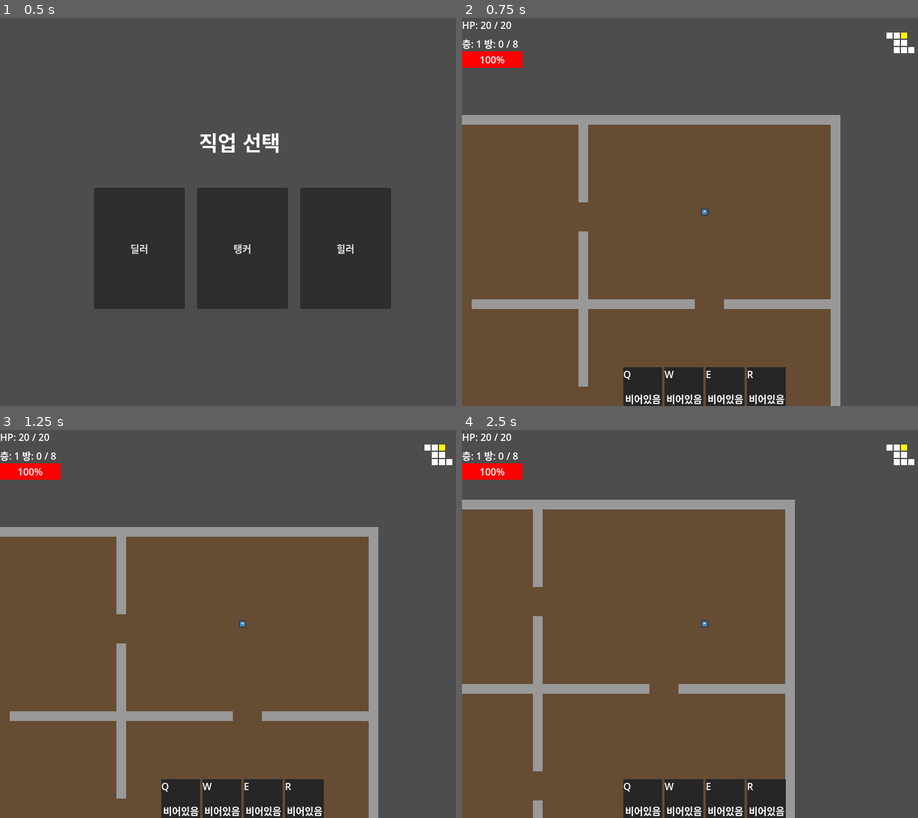
Above: before the commit, frames 1-4 (two rows, left to right).
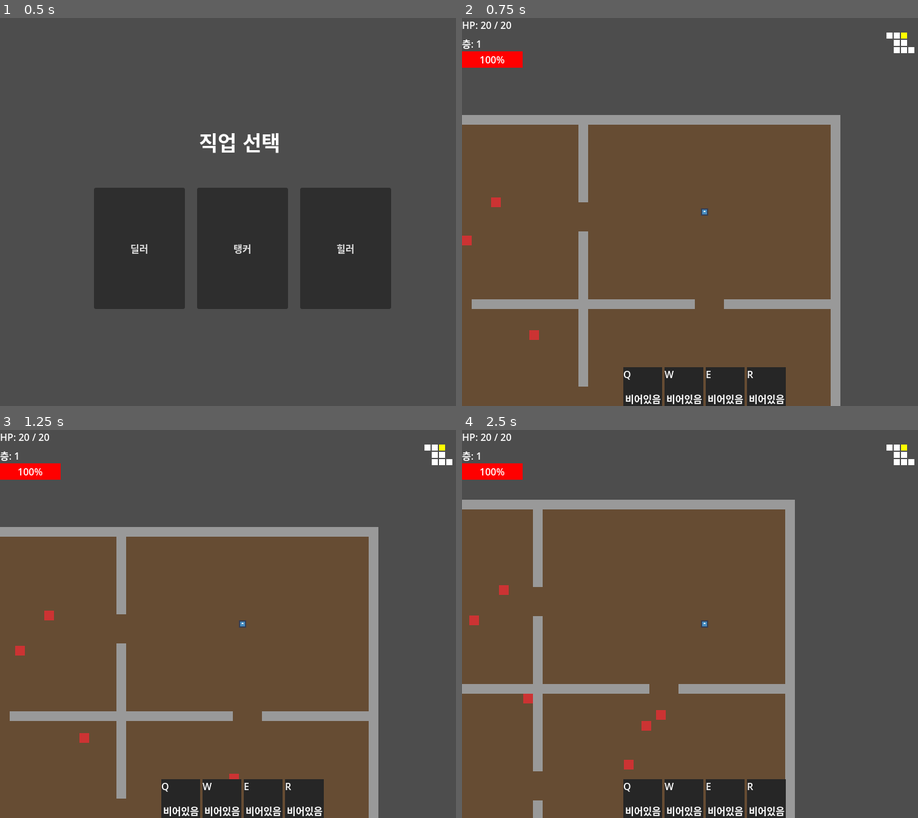
Above: after the commit, the same moments.

Repository: dmdoa12/MiniRouge
Game: Godot game, scene res://scenes/ui/class_select.tscn
Same seed, same stepped clock (60 frames per second), same inputs: the game is played once before the commit and once after it. The engine's default icon, where the game draws it, is replaced by a stand-in: a white triangle on a blue panel in a dark square.
Inputs:
- Up to frame 1 (0.5 s): no input
- Up to frame 2 (0.75 s): click "딜러" at 0.5 s
- Up to frame 3 (1.25 s): no input
- Up to frame 4 (2.5 s): hold Right (ui_right) 1.28-2.03 s; tap Z (attack) at 1.35, 2.1 s; hold Down (ui_down) from 2.03 s (still down)

Frame 1 is identical in both runs. In frame 2, 0.2% of the frame differs, in the area x 0-17%, y 5-83%; in frame 3, 0.3%; in frame 4, 0.4%, in the area x 1-45%, y 5-88%.

Commit message:
연속맵 적 스폰/층 클리어/계단 흐름 구현
- 챔버별 적 스폰(시작챔버 제외, 챔버당 3마리, 리스폰 없음)
- 층 전체 전멸 시 end_room에 계단 등장 → 밟으면 다음 층 생성
- 계단 씬(stairs.tscn/gd, Area2D 플레이어 감지)
- game_map.gd 방단위 죽은 코드 대청소 (280→~140줄)
- HUD: 층 라벨 단순화 + 미니맵이 현재 챔버 추적(player_grid_pos)
- 적 공격력 6→3 밸런스 조정

Co-Authored-By: Claude Opus 4.8 <noreply@anthropic.com>

Diff:
--- /dev/null
+++ b/scenes/entities/stairs.tscn
@@ -0,0 +1,21 @@
+[gd_scene format=3 uid="uid://blh2fa4ros7h2"]
+
+[ext_resource type="Script" uid="uid://d2x1l7bonxgfr" path="res://scripts/entities/stairs.gd" id="1_eccch"]
+
+[sub_resource type="RectangleShape2D" id="RectangleShape2D_w4ukt"]
+size = Vector2(32, 32)
+
+[node name="Stairs" type="Area2D" unique_id=1583498394]
+collision_layer = 0
+collision_mask = 2
+script = ExtResource("1_eccch")
+
+[node name="CollisionShape2D" type="CollisionShape2D" parent="." unique_id=1389185387]
+shape = SubResource("RectangleShape2D_w4ukt")
+
+[node name="ColorRect" type="ColorRect" parent="." unique_id=2052956368]
+offset_left = -16.0
+offset_top = -16.0
+offset_right = 16.0
+offset_bottom = 16.0
+color = Color(0.02279663, 0.9281316, 0.97265625, 1)
--- a/scripts/entities/enemy.gd
+++ b/scripts/entities/enemy.gd
@@ -1,7 +1,7 @@
 extends CharacterBody2D
 
 const SPEED = 50.0
-var stats := StatSystem.new(10, 6, 1)
+var stats := StatSystem.new(10, 3, 1)
 var attack_cooldown := 0.0
 var attack_rate := 1.0
 var knockback_velocity := Vector2.ZERO
--- /dev/null
+++ b/scripts/entities/stairs.gd
@@ -0,0 +1,9 @@
+extends Area2D
+
+signal player_entered
+
+func _ready() -> void:
+	body_entered.connect(_on_body_entered)
+
+func _on_body_entered(body: Node) -> void:
+	player_entered.emit()
--- a/scripts/ui/hud.gd
+++ b/scripts/ui/hud.gd
@@ -24,7 +24,7 @@
 	if player:
 		hp_label.text = "HP: %d / %d" % [player.stats.hp, player.stats.max_hp]
 	if game_map:
-		floor_label.text = "층: %d 방: %d / %d" % [game_map.current_floor, game_map.current_room_index, game_map.total_rooms]
+		floor_label.text = "층: %d" % game_map.current_floor
 
 	hp_bar.max_value = player.stats.max_hp
 	if hp_bar.value != player.stats.hp:
@@ -44,7 +44,7 @@
 func update_minimap() -> void:
 	for child in mini_map.get_children():
 		child.queue_free()
-
+	var current: Vector2i = game_map.player_grid_pos()
 	for room_pos in game_map.generator.rooms:
 		var room: DungeonGenerator.RoomData = game_map.generator.rooms[room_pos]
 
@@ -55,7 +55,7 @@
 		rect.size = Vector2(ROOM_CELL_SIZE, ROOM_CELL_SIZE)
 		rect.position = Vector2(room_pos * (ROOM_CELL_SIZE + ROOM_GAP))
 
-		if room_pos == game_map.current_room_pos:
+		if room_pos == current:
 			rect.color = Color.YELLOW
 		elif room.cleared:
 			rect.color = Color(0.5, 0.5, 0.5)
--- a/scripts/world/game_map.gd
+++ b/scripts/world/game_map.gd
@@ -8,6 +8,8 @@
 const TILE_SIZE = 16
 const ROOM_MID_X = ROOM_WIDTH / 2
 const ROOM_MID_Y = ROOM_HEIGHT / 2
+const ENEMIES_PER_ROOM = 3
+const SPAWN_MARGIN = 3   # 벽에서 떨어뜨릴 안전 여백(타일)
 
 const FLOOR_SOURCE_ID = 1
 const WALL_SOURCE_ID = 2
@@ -20,32 +22,29 @@
 @onready var skill_select = $"../SkillSelection"
 
 var enemy_scene = preload("res://scenes/entities/enemy.tscn")
-var door_scene = preload("res://scenes/entities/door.tscn")
+var stairs_scene = preload("res://scenes/entities/stairs.tscn")
 
 var generator := DungeonGenerator.new()
-var current_room_pos := Vector2i(0, 0)
 var enemies: Array = []
-var is_transitioning := false
-
+var current_stairs: Node = null
 var current_floor := 1
-var current_room_index := 0
-var total_rooms := 0
 
 func _ready() -> void:
 	generator.generate()
-	current_room_pos = generator.start_room
 	draw_full_map()
 	_place_player_at(generator.start_room)
+	_spawn_all_enemies()
 	player.enemy_killed.connect(_on_enemy_killed)
 	hud.init(player, self)
-	total_rooms = generator.rooms.size()
 	skill_select.skill_chosen.connect(_on_skill_chosen)
-
-func _process(delta: float) -> void:
-	_check_door_transition()
 
 func room_origin(grid_pos: Vector2i) -> Vector2i:
 	return Vector2i(grid_pos.x * (ROOM_WIDTH + ROOM_GAP), grid_pos.y * (ROOM_HEIGHT + ROOM_GAP))
+
+func player_grid_pos() -> Vector2i:
+	var tile_x := int(player.position.x / TILE_SIZE)
+	var tile_y := int(player.position.y / TILE_SIZE)
+	return Vector2i(tile_x / (ROOM_WIDTH + ROOM_GAP), tile_y / (ROOM_HEIGHT + ROOM_GAP))
 
 func _draw_room_tiles(origin: Vector2i) -> void:
 	for y in range(-1, ROOM_HEIGHT + 1):
@@ -62,7 +61,7 @@
 		var room: DungeonGenerator.RoomData = generator.rooms[grid_pos]
 		room.visited = true
 		_draw_room_tiles(room_origin(grid_pos))
-	_carve_doors()          # ← 이 줄 추가 (for 밖, 함수 안)
+	_carve_doors()
 
 func _place_player_at(grid_pos: Vector2i) -> void:
 	var origin := room_origin(grid_pos)
@@ -71,153 +70,45 @@
 func _on_skill_chosen(skill_id: String) -> void:
 	player.add_skill(skill_id)
 
-func _check_door_transition() -> void:
-	for door in get_tree().get_nodes_in_group("doors"):
-		if door.locked:
+func _spawn_all_enemies() -> void:
+	for grid_pos in generator.rooms:
+		if grid_pos == generator.start_room:
 			continue
-		if player.position.distance_to(door.global_position) < 16.0:
-			_move_to_room(door.direction)
-			break
+		var origin := room_origin(grid_pos)
+		for i in range(ENEMIES_PER_ROOM):
+			var tile_x := randi_range(SPAWN_MARGIN, ROOM_WIDTH - 1 - SPAWN_MARGIN)
+			var tile_y := randi_range(SPAWN_MARGIN, ROOM_HEIGHT - 1 - SPAWN_MARGIN)
+			var spawn_pos := Vector2((origin.x + tile_x) * TILE_SIZE, (origin.y + tile_y) * TILE_SIZE)
+			var enemy := enemy_scene.instantiate()
+			get_tree().current_scene.add_child.call_deferred(enemy)
+			enemy.init_pos(spawn_pos, player)
+			enemies.append(enemy)
 
 func _on_enemy_killed(enemy: Node) -> void:
 	enemies.erase(enemy)
+	if enemies.is_empty():
+		_on_floor_cleared()
 
-	if enemies.is_empty():
-		_on_room_cleared()
+func _on_floor_cleared() -> void:
+	var origin := room_origin(generator.end_room)
+	var stairs := stairs_scene.instantiate()
+	get_tree().current_scene.add_child(stairs)
+	stairs.position = Vector2((origin.x + ROOM_MID_X) * TILE_SIZE, (origin.y + ROOM_MID_Y) * TILE_SIZE)
+	current_stairs = stairs
+	stairs.player_entered.connect(_on_stairs_entered)
 
-func _on_room_cleared() -> void:
-	var room: DungeonGenerator.RoomData = generator.rooms[current_room_pos]
-	room.cleared = true
-	_open_doors()
-
-	skill_select.show_cards()
-
-	if current_room_pos == generator.end_room:
-		_next_floor()
+func _on_stairs_entered() -> void:
+	_next_floor()
 
 func _next_floor() -> void:
+	current_floor += 1
+	if current_stairs:
+		current_stairs.queue_free()
+		current_stairs = null
 	generator.generate()
-	current_room_pos = generator.start_room
-	_load_room(current_room_pos)
-
-	current_floor += 1
-	total_rooms = generator.rooms.size()
-
-func _move_to_room(direction: Vector2i) -> void:
-	if is_transitioning:
-		return
-	is_transitioning = true
-
-	var next_room_pos: Vector2i = current_room_pos + direction
-
-	if not generator.rooms.has(next_room_pos):
-		is_transitioning = false
-		return
-
-	current_room_pos = next_room_pos
-	_load_room(current_room_pos, direction)
-	is_transitioning = false
-
-func _load_room(room_pos: Vector2i, enter_direction: Vector2i = Vector2i(0, 0)) -> void:
-	for door in get_tree().get_nodes_in_group("doors"):
-		door.queue_free()
-
-	var room: DungeonGenerator.RoomData = generator.rooms[room_pos]
-	room.visited = true
-	draw_room(room)
-
-	if enter_direction == DungeonGenerator.DIR_UP:
-		player.position = Vector2(ROOM_MID_X * TILE_SIZE, (ROOM_HEIGHT - 2) * TILE_SIZE)
-	elif enter_direction == DungeonGenerator.DIR_DOWN:
-		player.position = Vector2(ROOM_MID_X * TILE_SIZE, 2 * TILE_SIZE)
-	elif enter_direction == DungeonGenerator.DIR_LEFT:
-		player.position = Vector2((ROOM_WIDTH - 2) * TILE_SIZE, ROOM_MID_Y * TILE_SIZE)
-	elif enter_direction == DungeonGenerator.DIR_RIGHT:
-		player.position = Vector2(2 * TILE_SIZE, ROOM_MID_Y * TILE_SIZE)
-	else:
-		player.position = Vector2(ROOM_MID_X * TILE_SIZE, ROOM_MID_Y * TILE_SIZE)
-
-	_spawn_enemies()
-
-	current_room_index = generator.room_order.find(room_pos) + 1
-
-func draw_room(room: DungeonGenerator.RoomData) -> void:
-	clear()
-
-	for y in range(-1 , ROOM_HEIGHT + 1):
-		for x in range(-1, ROOM_WIDTH + 1):
-			set_cell(FLOOR_LAYER, Vector2i(x, y), WALL_SOURCE_ID, WALL_ATLAS_COORD)
-
-	for y in range(0, ROOM_HEIGHT):
-		for x in range(0, ROOM_WIDTH):
-			set_cell(FLOOR_LAYER, Vector2i(x, y), FLOOR_SOURCE_ID, FLOOR_ATLAS_COORD)
-
-	for door in room.doors:
-		_draw_door(door)
-
-func _draw_door(direction: Vector2i) -> void:
-	var door := door_scene.instantiate()
-
-	if direction == DungeonGenerator.DIR_UP:
-		set_cell(FLOOR_LAYER, Vector2i(ROOM_MID_X, -1), FLOOR_SOURCE_ID, FLOOR_ATLAS_COORD)
-		set_cell(FLOOR_LAYER, Vector2i(ROOM_MID_X, 0), FLOOR_SOURCE_ID, FLOOR_ATLAS_COORD)
-		door.position = Vector2(ROOM_MID_X * TILE_SIZE, -TILE_SIZE)
-	elif direction == DungeonGenerator.DIR_DOWN:
-		set_cell(FLOOR_LAYER, Vector2i(ROOM_MID_X, ROOM_HEIGHT), FLOOR_SOURCE_ID, FLOOR_ATLAS_COORD)
-		set_cell(FLOOR_LAYER, Vector2i(ROOM_MID_X, ROOM_HEIGHT - 1), FLOOR_SOURCE_ID, FLOOR_ATLAS_COORD)
-		door.position = Vector2(ROOM_MID_X * TILE_SIZE, ROOM_HEIGHT * TILE_SIZE)
-	elif direction == DungeonGenerator.DIR_LEFT:
-		set_cell(FLOOR_LAYER, Vector2i(-1 , ROOM_MID_Y), FLOOR_SOURCE_ID, FLOOR_ATLAS_COORD)
-		set_cell(FLOOR_LAYER, Vector2i(0, ROOM_MID_Y), FLOOR_SOURCE_ID, FLOOR_ATLAS_COORD)
-		door.position = Vector2(-TILE_SIZE, ROOM_MID_Y * TILE_SIZE)
-	elif direction == DungeonGenerator.DIR_RIGHT:
-		set_cell(FLOOR_LAYER, Vector2i(ROOM_WIDTH , ROOM_MID_Y), FLOOR_SOURCE_ID, FLOOR_ATLAS_COORD)
-		set_cell(FLOOR_LAYER, Vector2i(ROOM_WIDTH - 1, ROOM_MID_Y), FLOOR_SOURCE_ID, FLOOR_ATLAS_COORD)
-		door.position = Vector2(ROOM_WIDTH * TILE_SIZE, ROOM_MID_Y * TILE_SIZE)
-
-	add_child(door)
-	door.init(direction, self)
-
-func _spawn_enemies() -> void:
-	for enemy in enemies:
-		enemy.queue_free()
-	enemies.clear()
-
-	var room: DungeonGenerator.RoomData = generator.rooms[current_room_pos]
-
-	if room.grid_pos == generator.start_room:
-		return
-
-	if room.cleared:
-		return
-
-	var spawn_pos := Vector2(ROOM_WIDTH / 4 * TILE_SIZE, ROOM_HEIGHT / 4 * TILE_SIZE)
-	var enemy := enemy_scene.instantiate()
-	get_tree().current_scene.add_child.call_deferred(enemy)
-	enemy.init_pos(spawn_pos, player)
-	enemies.append(enemy)
-	call_deferred("_close_doors")
-
-func _close_doors() -> void:
-	for door in get_tree().get_nodes_in_group("doors"):
-		door.lock()
-
-func _open_doors() -> void:
-	for door in get_tree().get_nodes_in_group("doors"):
-		door.unlock()
-
-func _set_door(direction: Vector2i, open: bool) -> void:
-	var tile := WALL_SOURCE_ID if not open else FLOOR_SOURCE_ID
-	var atlas := WALL_ATLAS_COORD if not open else FLOOR_ATLAS_COORD
-
-	if direction == DungeonGenerator.DIR_UP:
-		set_cell(FLOOR_LAYER, Vector2i(ROOM_MID_X, -1), tile, atlas)
-	elif direction == DungeonGenerator.DIR_DOWN:
-		set_cell(FLOOR_LAYER, Vector2i(ROOM_MID_X, ROOM_HEIGHT), tile, atlas)
-	elif direction == DungeonGenerator.DIR_LEFT:
-		set_cell(FLOOR_LAYER, Vector2i(-1, ROOM_MID_Y), tile, atlas)
-	elif direction == DungeonGenerator.DIR_RIGHT:
-		set_cell(FLOOR_LAYER, Vector2i(ROOM_WIDTH, ROOM_MID_Y), tile, atlas)
+	draw_full_map()
+	_place_player_at(generator.start_room)
+	_spawn_all_enemies()
 
 func _carve_doors() -> void:
 	for grid_pos in generator.rooms:
Not shown, added: scripts/entities/stairs.gd.uid
